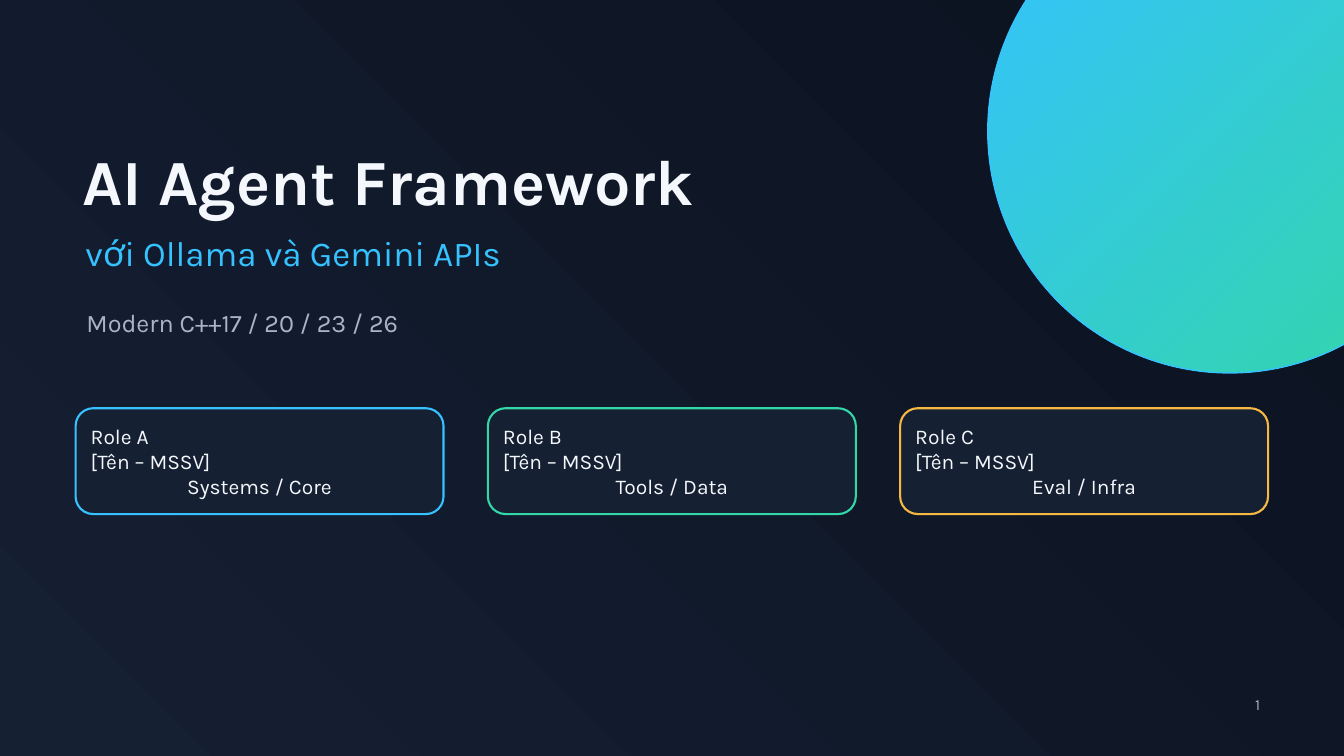
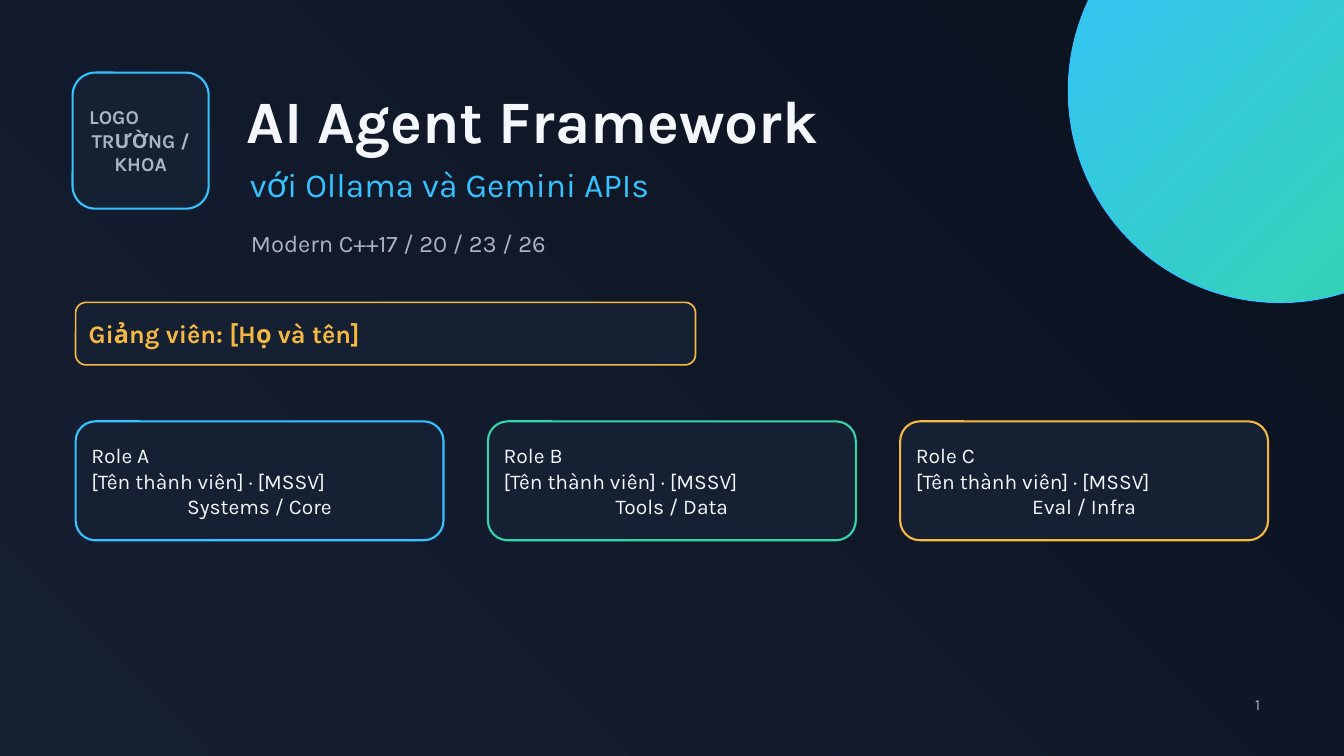
Before and after one commit to thhuule/OOP_AI-AGENT, a slide deck: slide 1 of planning/PowerPoint/AI_Agent_Framework_Presentation/AI_Agent_Framework_Presentation.pptx. Drawn at 1344x756 pixels with LibreOffice and Linux fonts; fonts in the diff are those of the drawing. Boxes give left, top, right and bottom in pixels: in the first picture for what was removed or moved away, otherwise in the second. Text is boxed around its words. In the diff, an @@ line names an element or a change of style, - is before the commit and + after.

```diff
--- a/planning/PowerPoint/AI_Agent_Framework_Presentation/AI_Agent_Framework_Presentation.pptx
+++ b/planning/PowerPoint/AI_Agent_Framework_Presentation/AI_Agent_Framework_Presentation.pptx
@@ ellipse: place and size @@
-ellipse at (988,0,1344,373)
+ellipse at (1069,0,1344,302)
@@ rounded rectangle added at (73,73,209,209), fill #162033, outline #35C2FF 1.5 pt, 14 pt, text #A9B5C7, bold @@
+LOGO
+TRƯỜNG / KHOA
@@ text "AI Agent Framework": place and size @@
-text "AI Agent Framework" at (82,160,694,221)
+text "AI Agent Framework" at (247,101,818,158)
@@ text "AI Agent Framework" at (247,101,818,158): size 46 to 43 pt @@
@@ text "với Ollama và Gemini APIs": place and size @@
-text "với Ollama và Gemini APIs" at (143,239,501,267)
+text "với Ollama và Gemini APIs" at (305,171,649,198)
@@ text "với Ollama và Gemini APIs" at (305,171,649,198): size 25 to 24 pt @@
@@ text "Modern C++17 / 20 / ...": place and size @@
-text "Modern C++17 / 20 / ..." at (86,315,398,333)
+text "Modern C++17 / 20 / ..." at (251,236,545,252)
@@ text "Modern C++17 / 20 / ..." at (251,236,545,252): size 18 to 17 pt @@
@@ rounded rectangle added at (76,302,696,365), fill #162033, outline #F5B942 1.2 pt, 18 pt, text #F5B942, bold @@
+Giảng viên: [Họ và tên]
@@ rounded rectangle "Role A [Tên thành viên] ...": place and size @@
-rounded rectangle "Role A [Tên thành viên] ..." at (76,408,444,514)
+rounded rectangle "Role A [Tên thành viên] ..." at (76,421,444,540)
@@ text in rounded rectangle at (91,448,332,519): text changed @@
-Role A
-[Tên – MSSV]
-Systems / Core
+Role A
+[Tên thành viên] · [MSSV]
+Systems / Core
@@ rounded rectangle "Role B [Tên thành viên] ...": place and size @@
-rounded rectangle "Role B [Tên thành viên] ..." at (488,408,856,514)
+rounded rectangle "Role B [Tên thành viên] ..." at (488,421,856,540)
@@ text in rounded rectangle at (504,448,738,515): text changed @@
-Role B
-[Tên – MSSV]
-Tools / Data
+Role B
+[Tên thành viên] · [MSSV]
+Tools / Data
@@ rounded rectangle "Role C [Tên thành viên] ...": place and size @@
-rounded rectangle "Role C [Tên thành viên] ..." at (900,408,1268,514)
+rounded rectangle "Role C [Tên thành viên] ..." at (900,421,1268,540)
@@ text in rounded rectangle at (916,448,1150,515): text changed @@
-Role C
-[Tên – MSSV]
-Eval / Infra
+Role C
+[Tên thành viên] · [MSSV]
+Eval / Infra
```
Also in this commit, not shown: 14 other slides changed, 3 slides added, 9 other files.
